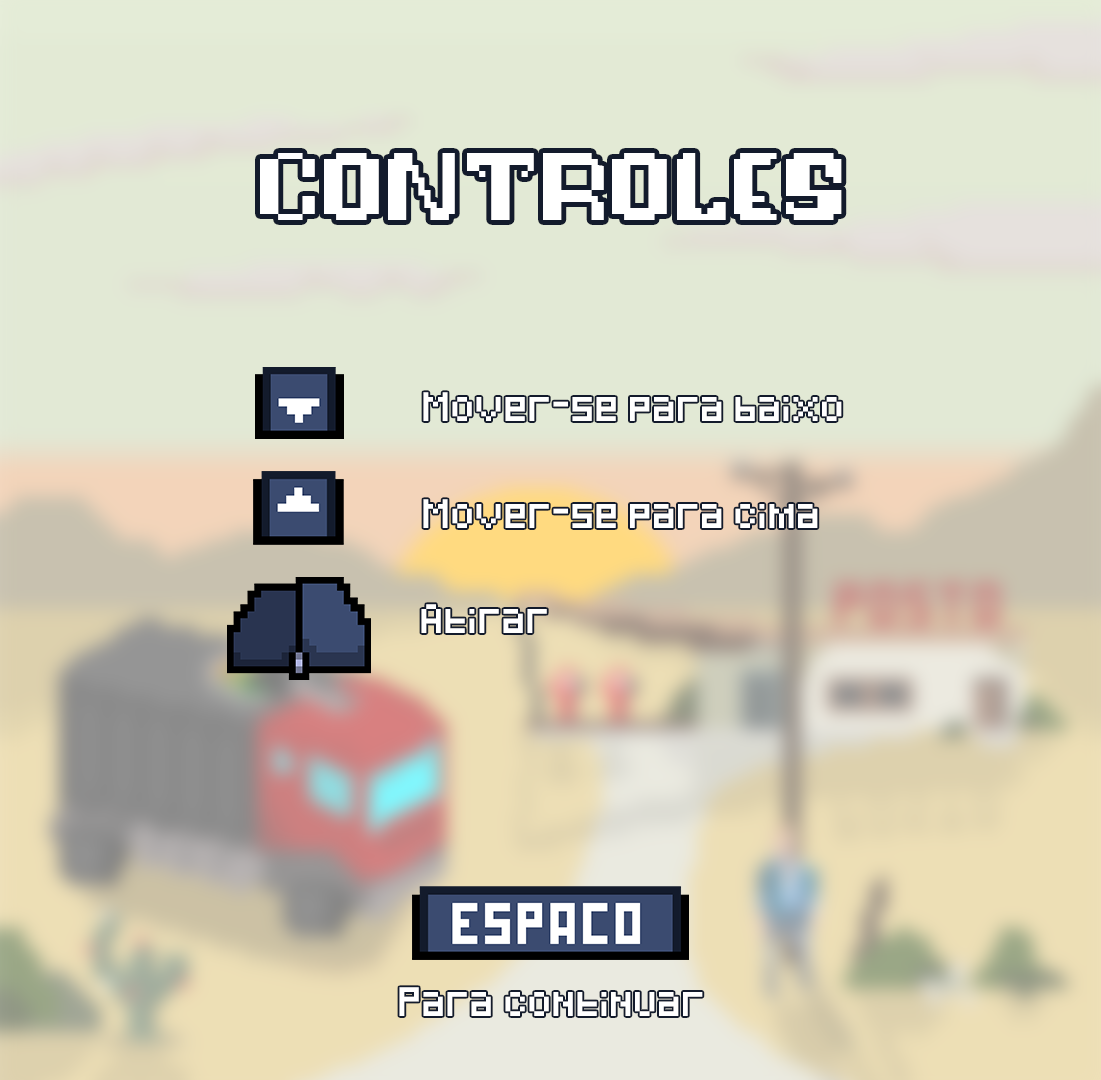
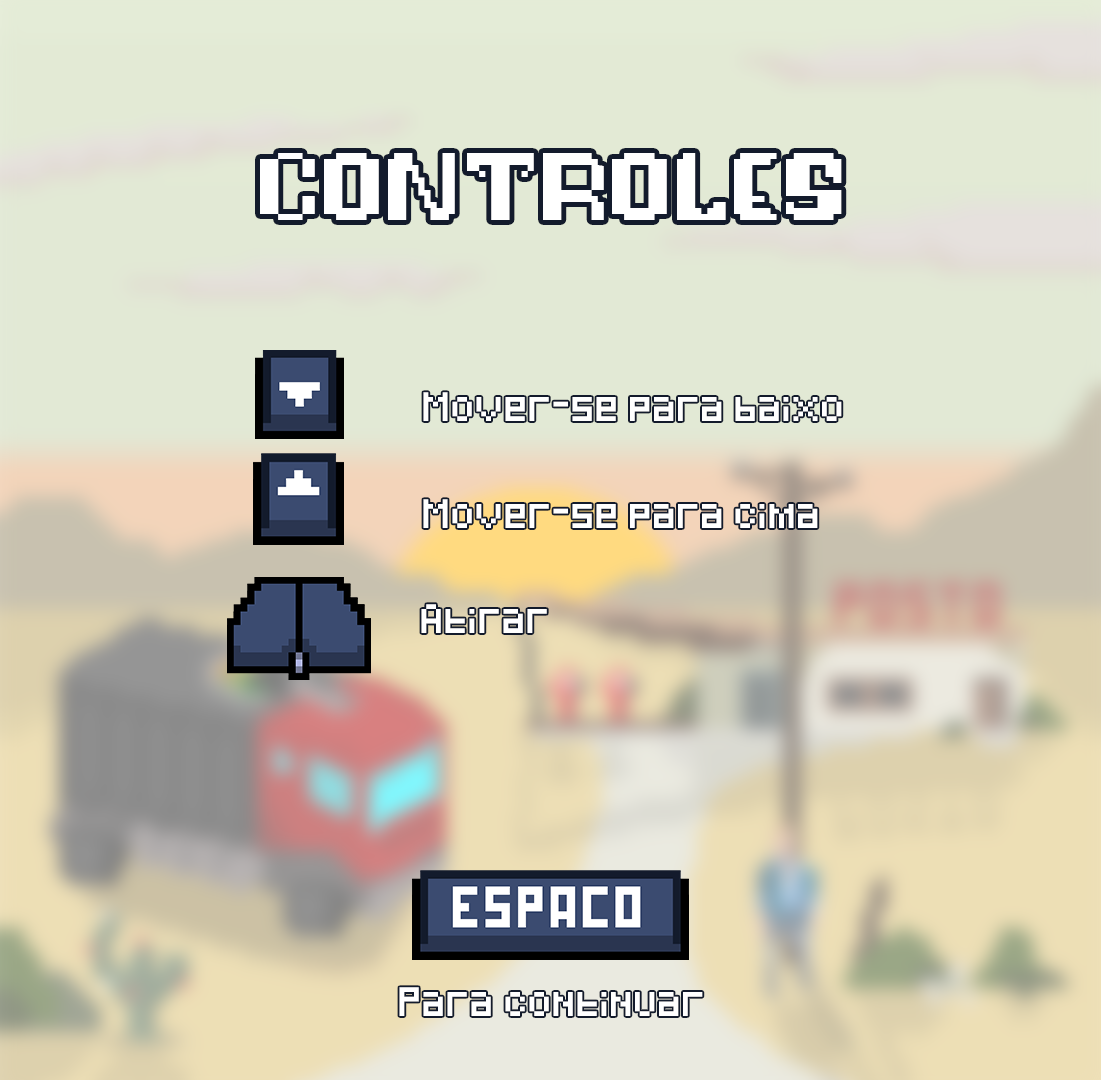
Comparing the layer stacks of the two 1101px x 1080px images. Changes:
added layer "bt_espaco_normal" above "bt_mouse_normal" over (x1=412, y1=870, x2=689, y2=960)
added layer "bt_mouse_normal" above "bt_cima_normal" over (x1=227, y1=577, x2=371, y2=680)
added layer "bt_cima_normal" above "bt_baixo_normal" over (x1=253, y1=453, x2=344, y2=545)
added layer "bt_baixo_normal" above "bt_espaco_pressionado" over (x1=255, y1=350, x2=344, y2=432)
